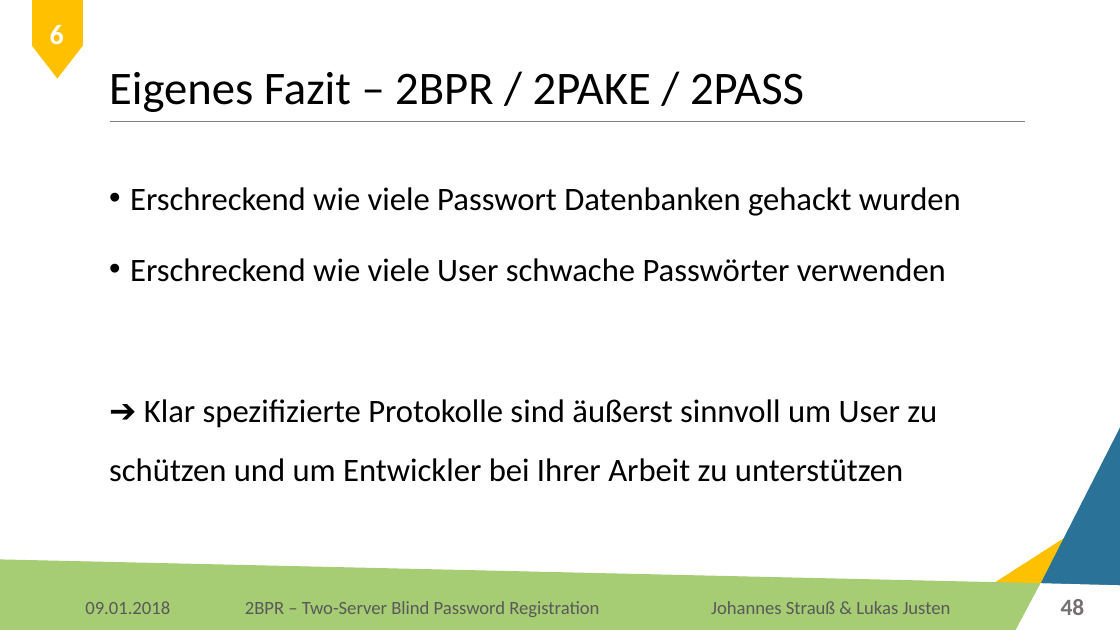
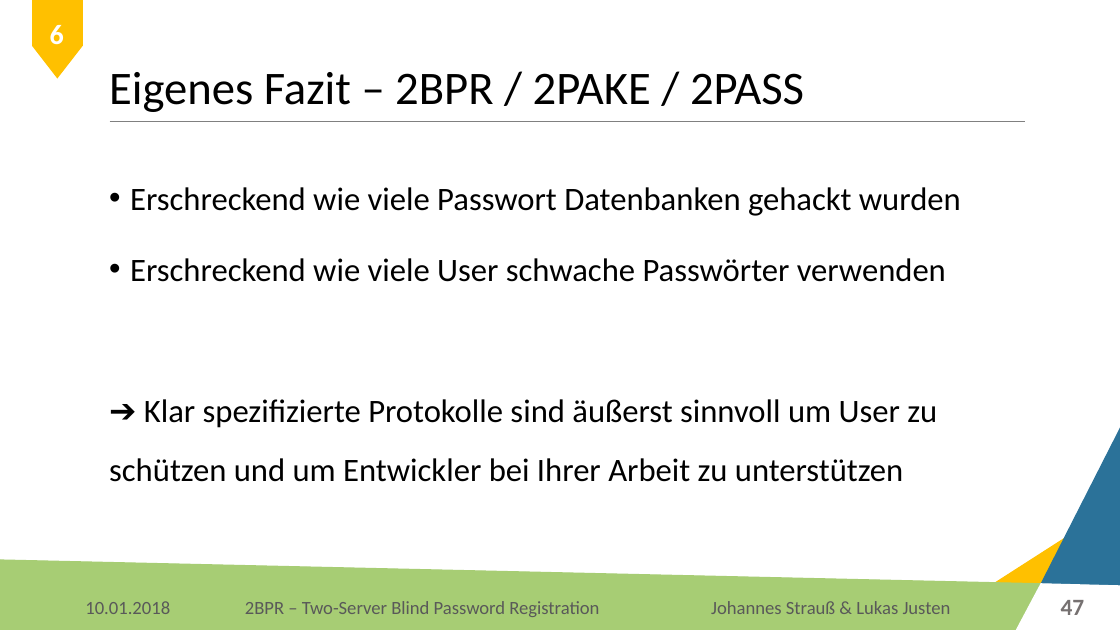
Before and after one commit to Lukas-Justen/IT-Security-2BPR, a slide deck: slide 47 of 2BPR.pptx (slide 48 before the commit). Drawn at 1120x630 pixels with LibreOffice and Linux fonts; fonts in the diff are those of the drawing; background and template pictures are left out. Boxes give left, top, right and bottom in pixels: in the first picture for what was removed or moved away, otherwise in the second. Text is boxed around its words. In the diff, an @@ line names an element or a change of style, - is before the commit and + after.

```diff
--- a/2BPR.pptx
+++ b/2BPR.pptx
@@ text at (x1=85, y1=601, x2=170, y2=614): text changed @@
-09.01.2018
+10.01.2018
@@ page number at (x1=1061, y1=600, x2=1085, y2=615): text changed @@
-48
+47
```
Also in this commit, not shown: 46 other slides changed, 3 slides added, 4 slides removed, 3 other files.
